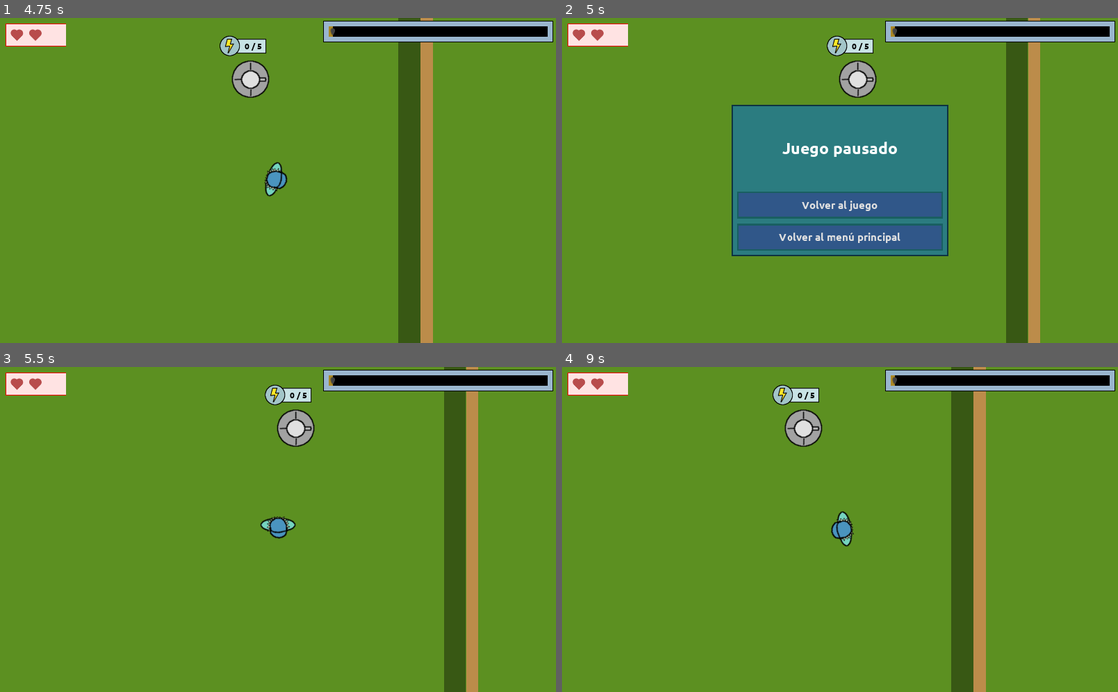
Above: before the commit, frames 1-4 (two rows, left to right).
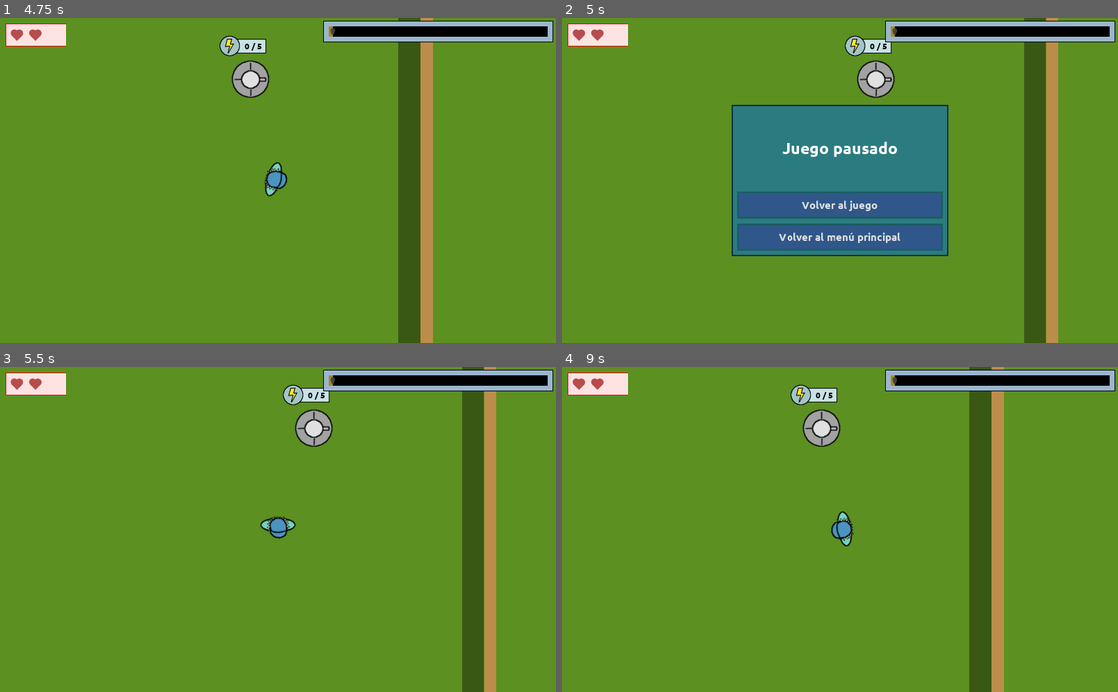
Above: after the commit, the same moments.

Repository: moisesjbc/spain-game-dev-jam-3
Game: Godot game, scene res://menus/main_menu/main_menu.tscn
The game is run twice, just before and just after one commit, with the same random seed, the same clock (stepped at 60 frames per second) and the same inputs.
Inputs (mouse positions are in pixels of both pictures, inside the frame that each line leads up to):
- Up to frame 1 (4.75 s): click "Jugar" at 0.5 s; tap Enter at 1.25, 1.35, 2.1, 2.85, 3.6, 4.35 s; move the mouse to (400, 164) at 1.27 s; hold Right (ui_right) 1.28-2.03 s; move the mouse to (166, 196) at 2.02 s; hold Down (ui_down) 2.03-2.78 s; move the mouse to (333, 109) at 2.77 s; hold Right (ui_right) 2.78-3.53 s; move the mouse to (250, 245) at 3.52 s; hold Up (ui_up) 3.53-4.28 s; move the mouse to (444, 229) at 4.27 s; hold Left (ui_left) from 4.28 s (still down)
- Up to frame 2 (5 s): keep holding Left (ui_left); tap Escape at 4.9 s
- Up to frame 3 (5.5 s): release Left (ui_left) at 5 s; click "Volver al juego" at 5 s
- Up to frame 4 (9 s): tap Space at 5.75 s; move the mouse to (673, 480) at 5.77 s; hold Left (ui_left) 5.78-6.53 s; tap Enter every 0.75 s from 5.85 to 8.85 s; move the mouse to (867, 529) at 6.52 s; hold Down (ui_down) 6.53-7.28 s; move the mouse to (756, 448) at 7.27 s; hold Right (ui_right) 7.28-8.03 s; move the mouse to (962, 513) at 8.02 s; hold Up (ui_up) 8.03-8.78 s; move the mouse to (728, 545) at 8.77 s; hold Right (ui_right) from 8.78 s (still down)

Frame 1 is identical in both runs. In frame 2, 9.5% of the frame differs, in the area x 47-90%, y 0-100%; in frame 3, 9.5%; in frame 4, 9.6%, in the area x 37-80%, y 0-100%.

Commit message:
Añade escape para salir del pause

Diff:
--- a/godot-project/gameplay/main/main.gd
+++ b/godot-project/gameplay/main/main.gd
@@ -30,7 +30,7 @@
 
 
 func _input(event):
-	if event is InputEventKey and event.scancode == KEY_ESCAPE:
+	if event is InputEventKey and not event.pressed and event.scancode == KEY_ESCAPE and not $gui/ingame_menu.visible:
 		$gui/ingame_menu.display(Types.IngameMenu.PAUSE)
 
 
--- a/godot-project/menus/ingame_menu/ingame_menu.gd
+++ b/godot-project/menus/ingame_menu/ingame_menu.gd
@@ -39,3 +39,11 @@
 func _on_return_to_main_menu_button_pressed():
 	unpause()
 	Utils.change_scene("res://menus/main_menu/main_menu.tscn")
+
+
+func _input(event):
+	if visible == true and type == Types.IngameMenu.PAUSE and event is InputEventKey and not event.pressed and event.scancode == KEY_ESCAPE:
+		unpause()
+
+		# Prevent the event from opening the pause menu again.
+		get_tree().set_input_as_handled()
